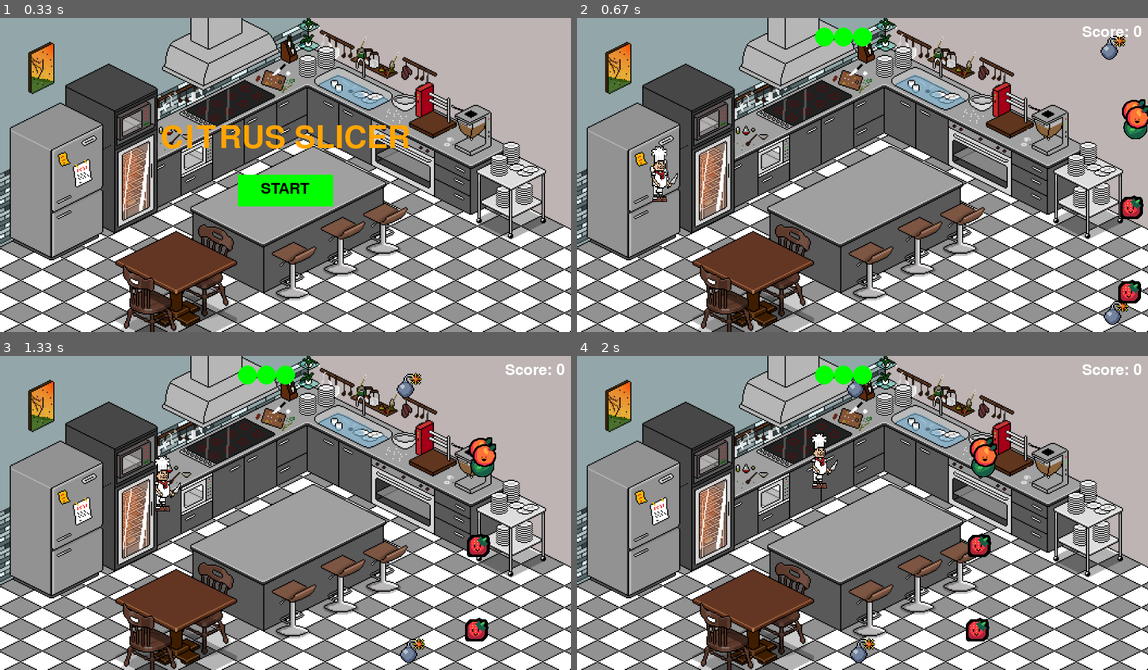
Above: before the commit, frames 1-4 (two rows, left to right).
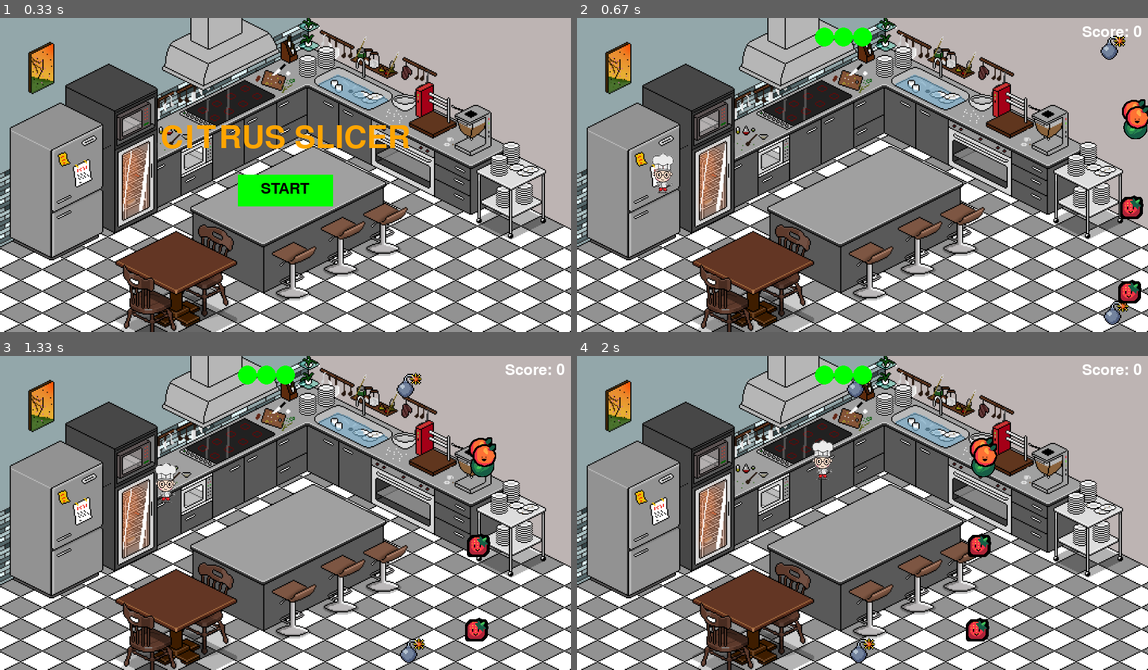
Above: after the commit, the same moments.

Repository: SkyesCodes/Pygame
Game: pygame game, started from main.py
The game is run twice, just before and just after one commit, with the same random seed, the same clock (stepped at 60 frames per second) and the same inputs.
Inputs (mouse positions are in pixels of both pictures, inside the frame that each line leads up to):
- Up to frame 1 (0.33 s): no input
- Up to frame 2 (0.67 s): click "START" at 0.38 s
- Up to frame 3 (1.33 s): hold D 0.67-1.13 s; move the mouse to (262, 525) at 0.7 s; hold W from 1.17 s (still down)
- Up to frame 4 (2 s): release W at 1.47 s; hold D 1.5-1.97 s

Frame 1 is identical in both runs. In frame 2, 0.5% of the frame differs, in the area x 13-18%, y 40-59%; in frame 3, 0.5%; in frame 4, 0.5%, in the area x 41-46%, y 24-43%.

Commit message:
cuter chef

Diff:
--- a/main.py
+++ b/main.py
@@ -18,7 +18,7 @@
 BANANA_WIDTH, BANANA_HEIGHT = 38, 38
 STRAWBERRY_WIDTH, STRAWBERRY_HEIGHT = 25, 25
 
-CHEF_IMAGE = pygame.image.load(os.path.join('Assets', 'Chef2.gif'))
+CHEF_IMAGE = pygame.image.load(os.path.join('Assets', 'chef3_nobg.png'))
 CHEF_SPRITE = pygame.transform.scale(CHEF_IMAGE, (CHEF_WIDTH, CHEF_HEIGHT))
 
 BOMB_IMAGE = pygame.image.load(os.path.join('Assets', 'bomb.png'))
@@ -41,7 +41,7 @@
         self.width = CHEF_WIDTH
         self.height = CHEF_HEIGHT
         self.hitbox_scale_horizontal = 0.70
-        self.hitbox_scale_vertical = 0.60
+        self.hitbox_scale_vertical = 0.50
         self.hitbox_width = int(self.width * self.hitbox_scale_horizontal)
         self.hitbox_height = int(self.height * self.hitbox_scale_vertical)
         self.hitbox = pygame.Rect(self.x + (self.width - self.hitbox_width) // 2, self.y + (self.height - self.hitbox_height) // 2, self.hitbox_width, self.hitbox_height)
Binary file added: Assets/chef2_nobg.png
Binary file added: Assets/chef3_nobg.png
Binary file added: Assets/chef_nobg.png
